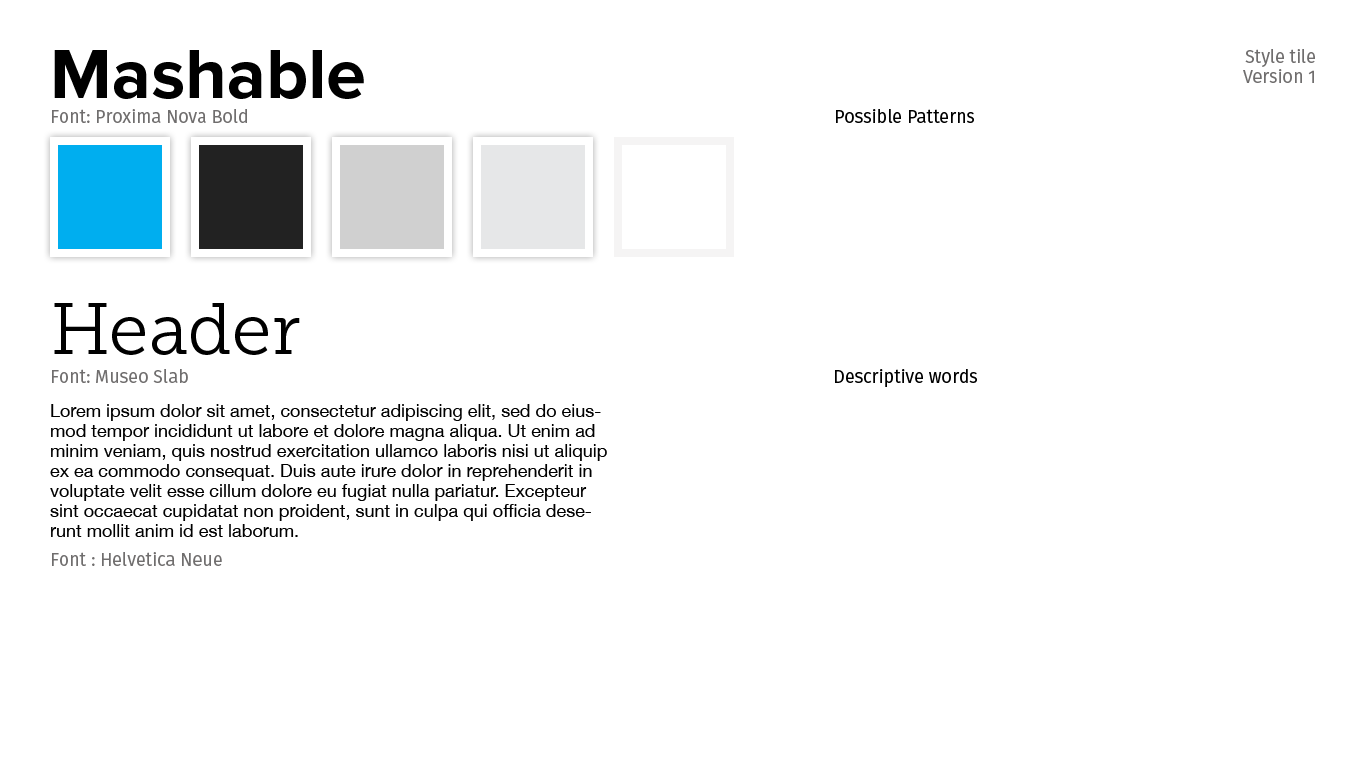
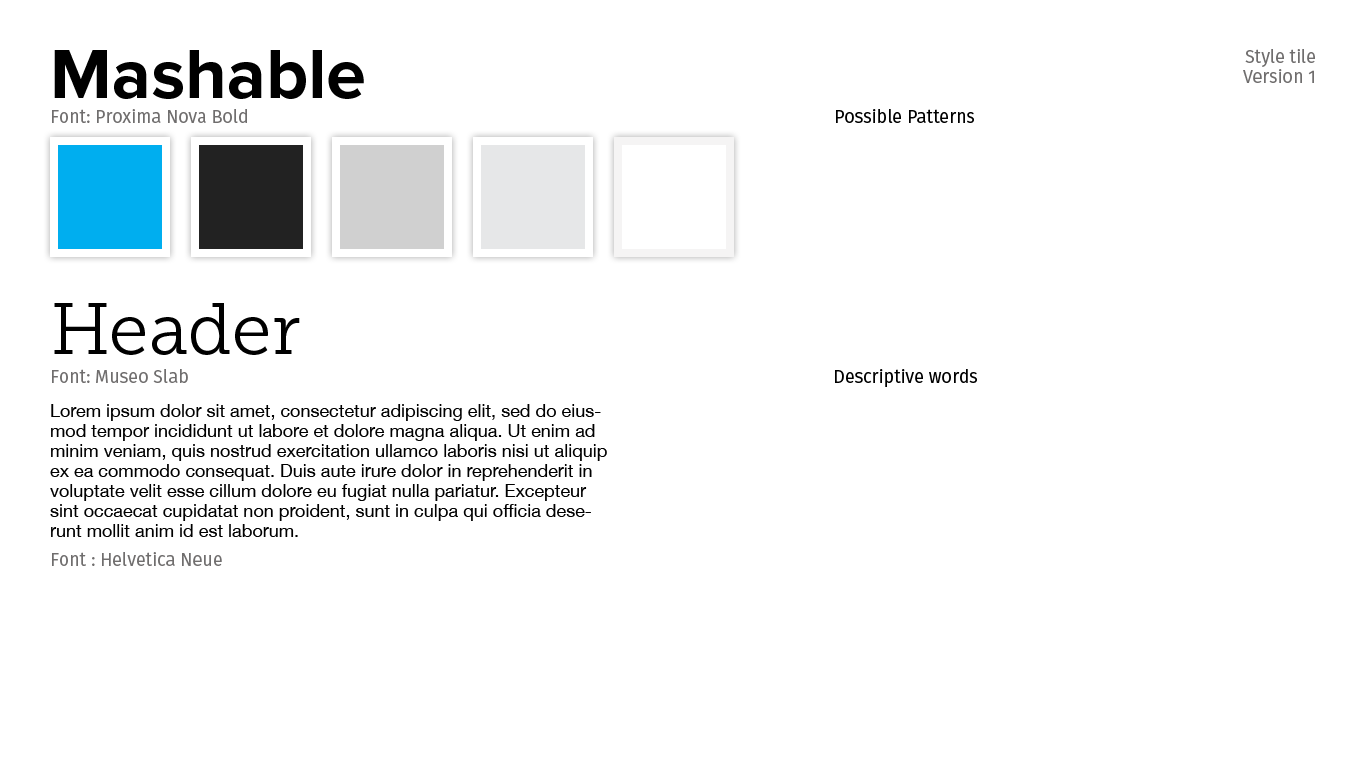
Layered file, before and after one edit (1366 × 768). Changes by layer:
pixels changed over box(608, 131, 740, 263) (layer not identified)
